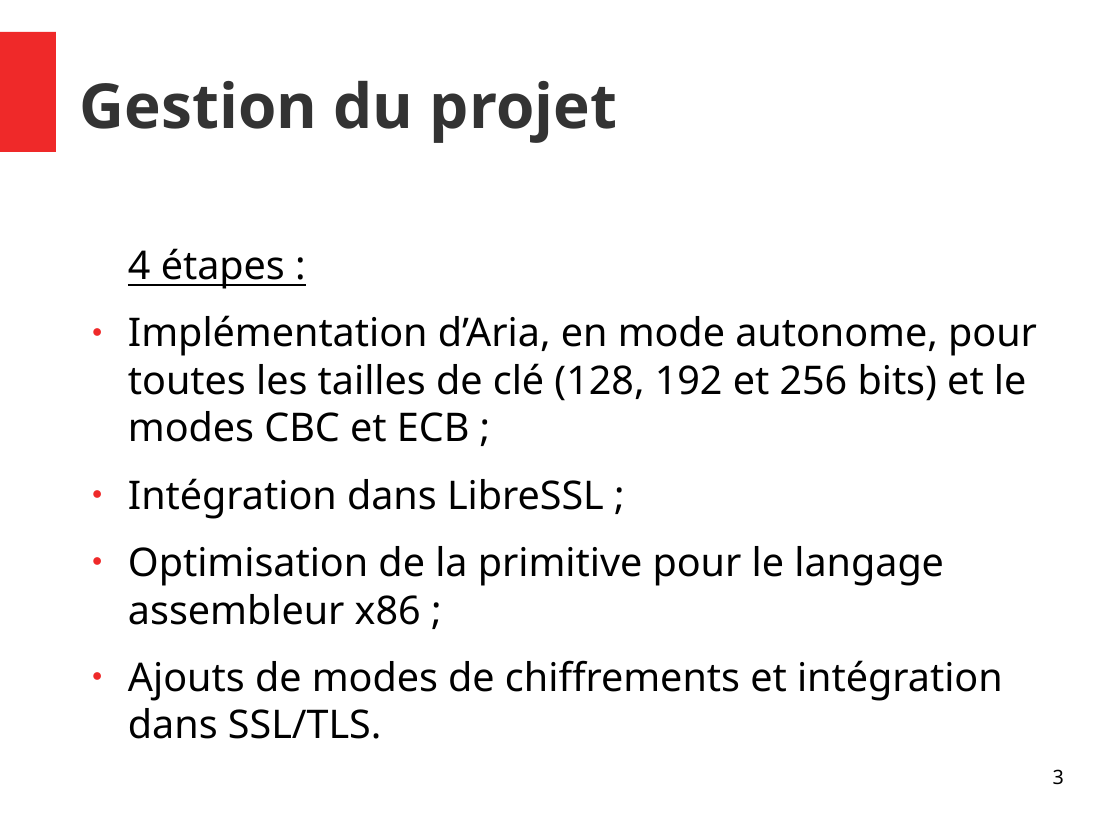
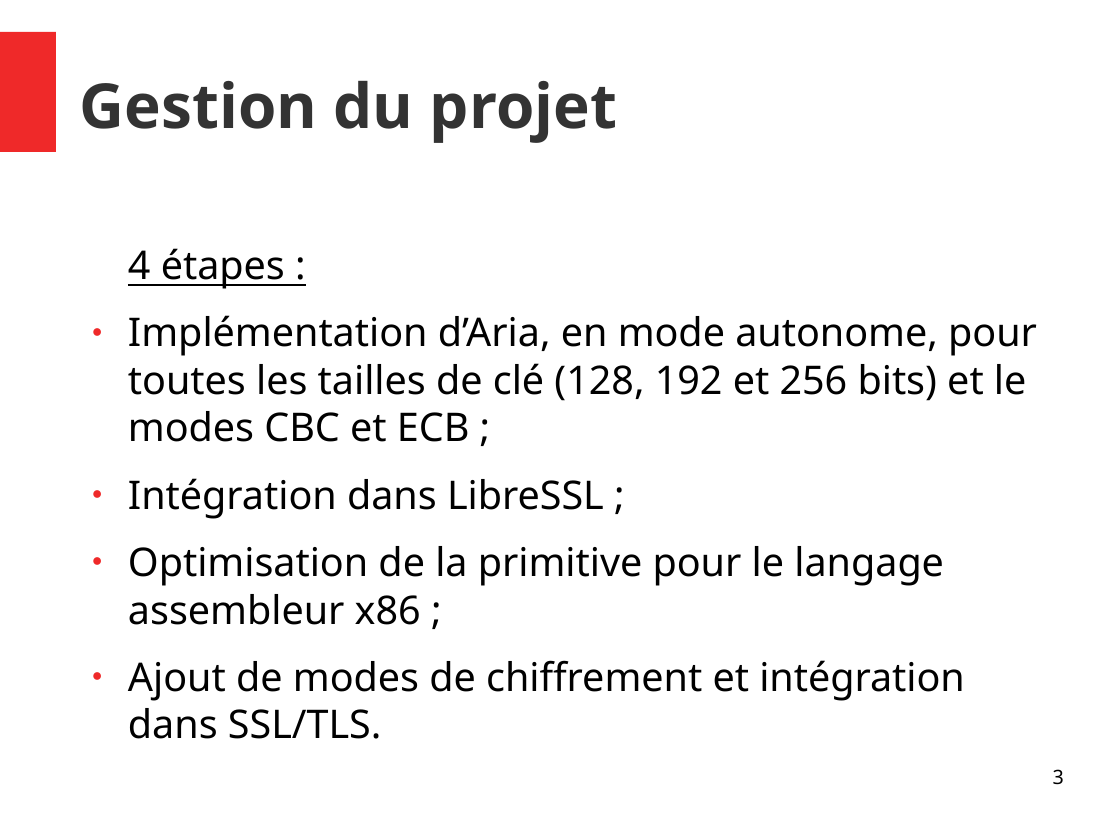
Before and after one commit to Allard-Chris/Aria, a slide deck: slide 3 of docs/[M2CSI]_ICP_Aria_Allard_Aulagnier.odp. Drawn at 1120x840 pixels with LibreOffice and Linux fonts; fonts in the diff are those of the drawing. Boxes give left, top, right and bottom in pixels: in the first picture for what was removed or moved away, otherwise in the second. Text is boxed around its words. In the diff, an @@ line names an element or a change of style, - is before the commit and + after.

```diff
--- a/docs/[M2CSI]_ICP_Aria_Allard_Aulagnier.odp
+++ b/docs/[M2CSI]_ICP_Aria_Allard_Aulagnier.odp
@@ text at [128,660,965,739]: text changed @@
-● Ajouts de modes de chiffrements et intégration dans SSL/TLS.
+● Ajout de modes de chiffrement et intégration dans SSL/TLS.
```
Also in this commit, not shown: 8 other slides changed, 2 slides removed.
